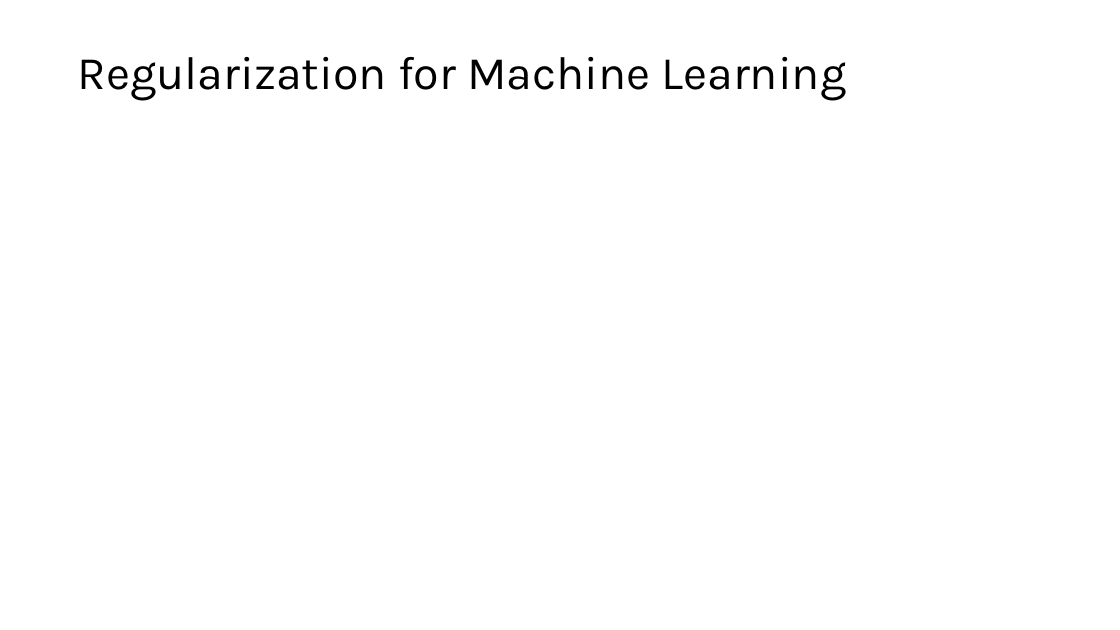
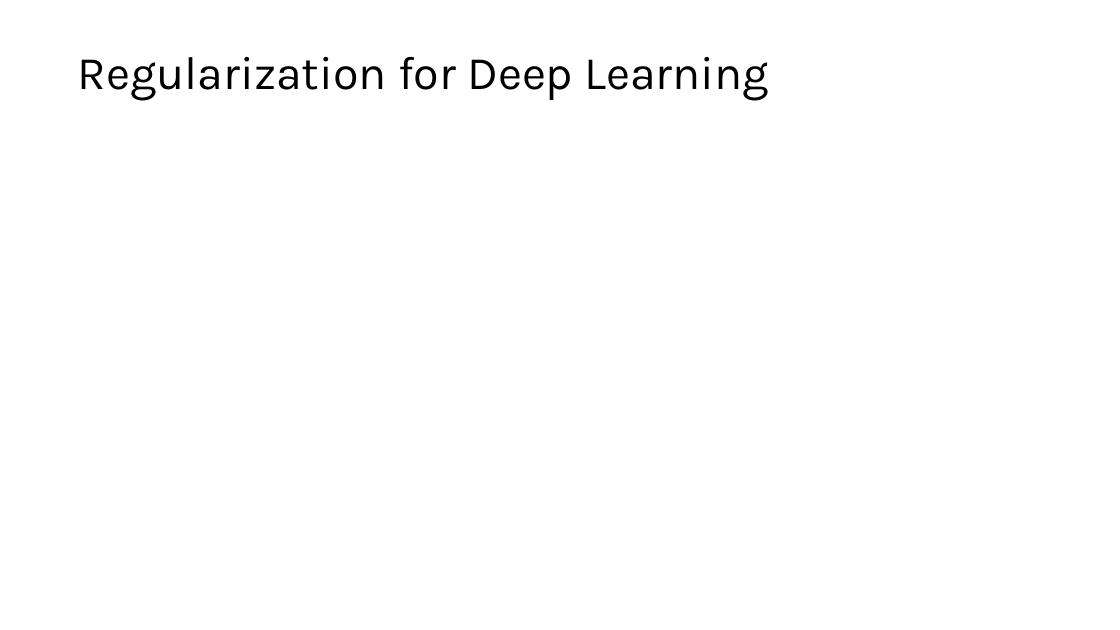
Before and after one commit to StephenElston/CSCI-E25, a slide deck: slide 51 of Slides/5_BuildingBlocksOfDeepLearning.pptx. Drawn at 1120x630 pixels with LibreOffice and Linux fonts; fonts in the diff are those of the drawing; grey boxes stand for pictures. Boxes give left, top, right and bottom in pixels: in the first picture for what was removed or moved away, otherwise in the second. Text is boxed around its words. In the diff, an @@ line names an element or a change of style, - is before the commit and + after.

```diff
--- a/Slides/5_BuildingBlocksOfDeepLearning.pptx
+++ b/Slides/5_BuildingBlocksOfDeepLearning.pptx
@@ title at (78, 57, 769, 100): text changed @@
-Regularization for Machine Learning
+Regularization for Deep Learning
```
Also in this commit, not shown: 2 other slides changed.
